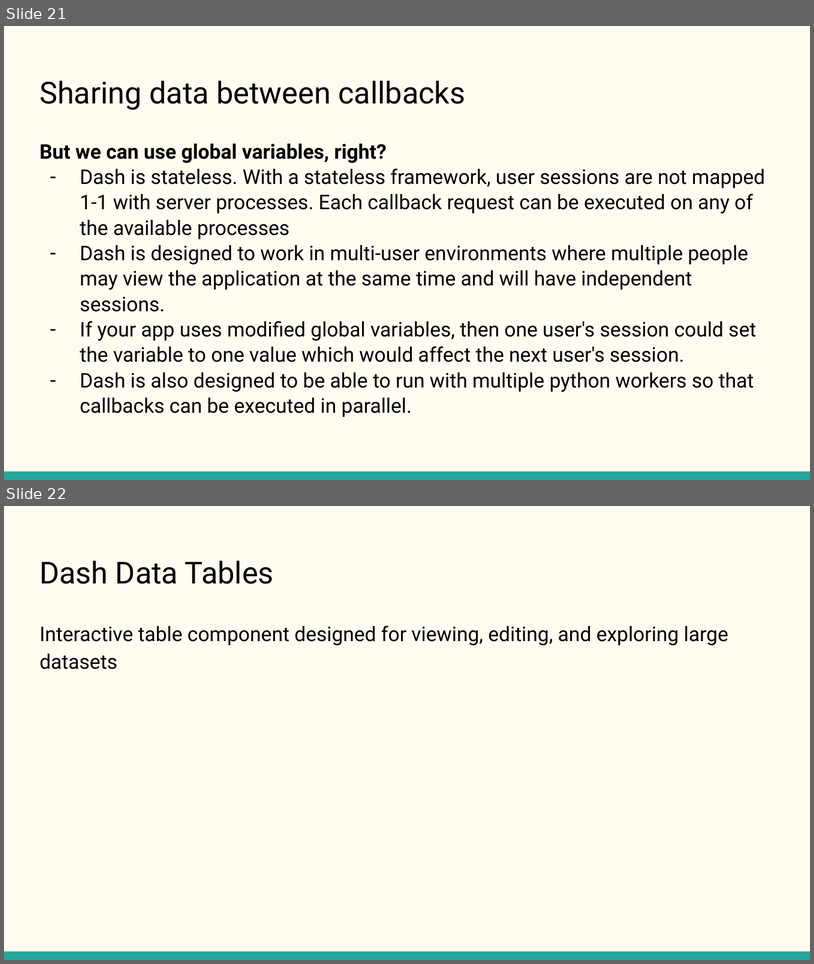
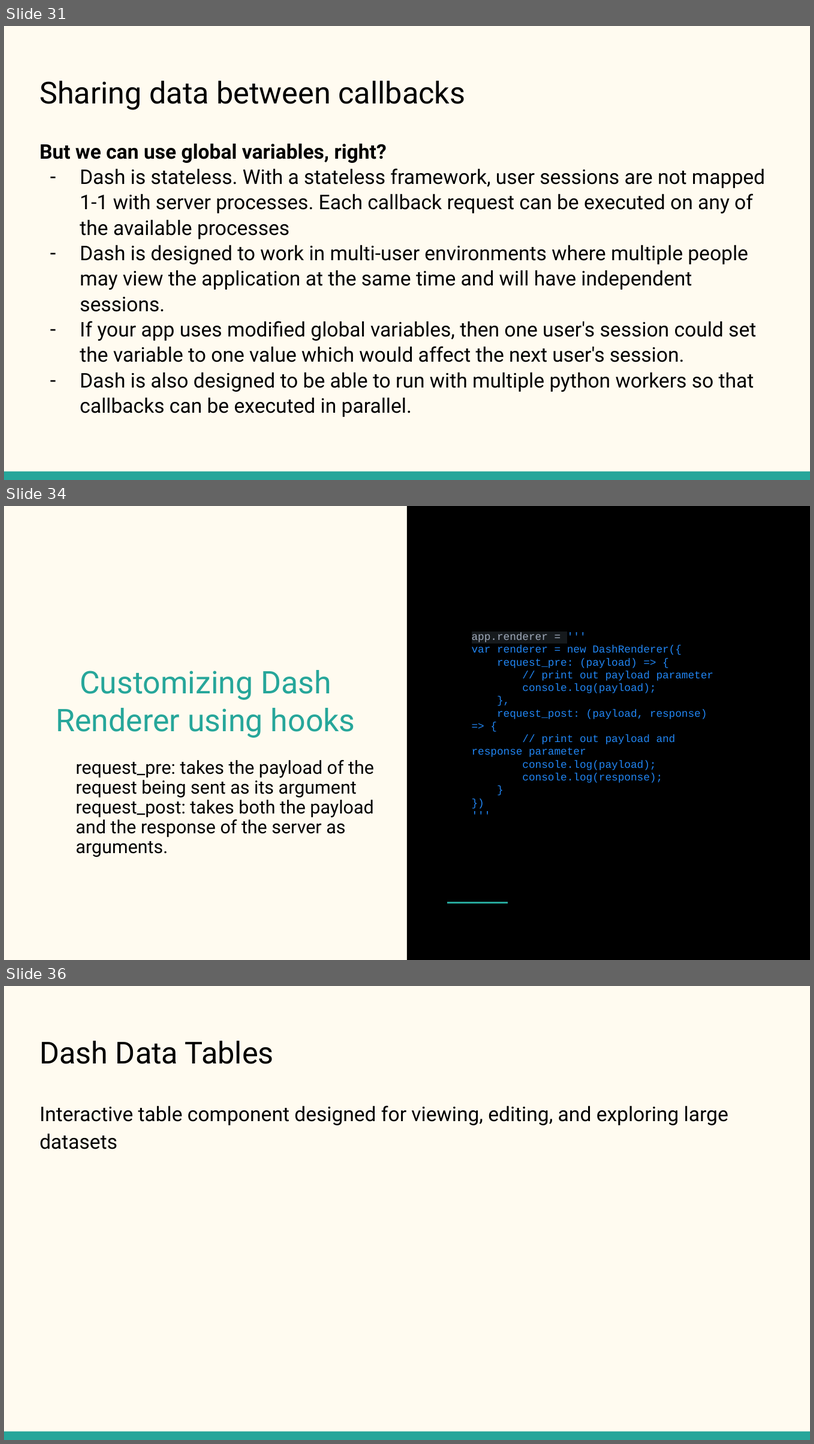
Before and after one commit to KritikaVersha/Plotly_Dash_Training, a slide deck: plotly-dash-training/Python with Plotly and Dash.pptx. Shown one above the other, each under a label of ours: slides 21 and 22 before the commit, slides 31, 34 and 36 after it; the slides between them are not shown. The pictures are 814x964 and 814x1444 pixels, drawn with LibreOffice and Linux fonts; fonts in the diff are those of the drawing. Boxes give left, top, right and bottom in pixels: in the first picture for what was removed or moved away, otherwise in the second. Text is boxed around its words. In the diff, an @@ line names an element or a change of style, - is before the commit and + after.

```diff
--- a/plotly-dash-training/Python with Plotly and Dash.pptx
+++ b/plotly-dash-training/Python with Plotly and Dash.pptx
@@ slide 34 added at bbox=[4, 506, 810, 960], background #FFFBF0 @@
@@ rectangle added at bbox=[407, 506, 810, 959], fill #000000 @@
@@ text added at bbox=[472, 633, 714, 783], 9.5 pt, text #2186F4 @@
+app.renderer = '''
+var renderer = new DashRenderer({
+request_pre: (payload) => {
+// print out payload parameter
+console.log(payload);
+},
+request_post: (payload, response) => {
+// print out payload and response parameter
+console.log(payload);
+console.log(response);
+}
+})
+'''
@@ title added at bbox=[56, 670, 356, 738], 27.8 pt, text #26A69A @@
+Customizing Dash Renderer using hooks
@@ subtitle added at bbox=[76, 760, 374, 857], 16.3 pt, text #000000 @@
+● request_pre: takes the payload of the request being sent as its argument
+● request_post: takes both the payload and the response of the server as arguments.
@@ line added from (447, 903) to (508, 903), #26A69A 1.5 pt @@
@@ what was slide 21 is now slide 31 @@
@@ what was slide 22 is now slide 36 @@
```
Also in this commit, not shown: 8 slides changed, 15 other slides added.
